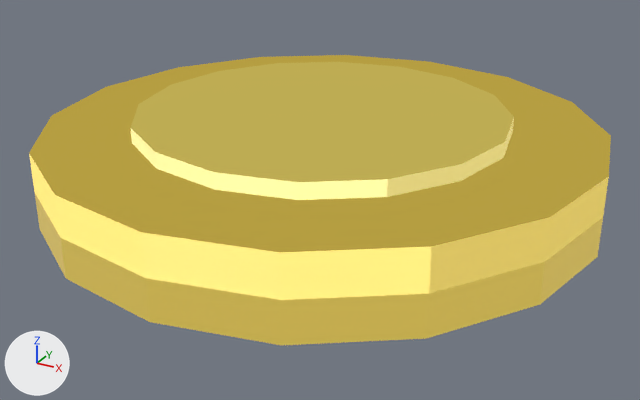
One commit to the glTF model apps/flutter3d_editor/assets/templates/platformer/model.collectible.glb: the scene before it, then after it.
Camera for both pictures: a 50 mm camera at (0.259, -0.474, 0.209) aimed at (0.004, -0.01, -0.023). Arrows for +X, +Y and +Z are at lower left; the lights stay in place. The older version comes first.

The first picture shows 'collectible'.
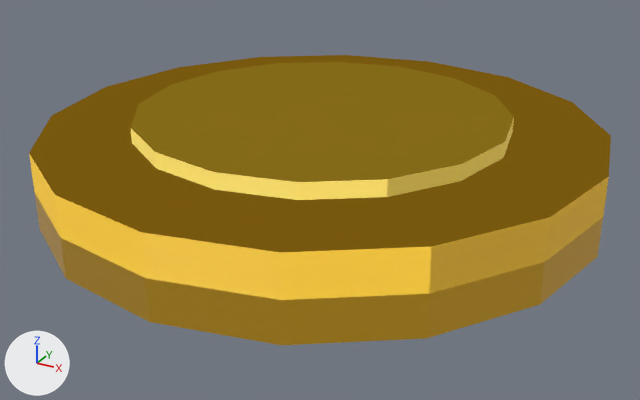
Changed parts and their boxes [x1, y1, x2, y2] in the pictures (640 x 400 px):
'collectible', recoloured (darker)
    both: [29, 55, 611, 345]

The change, as a list of edits to the scene's bpy script:
```text
Change mat_material_0:
    mat_material_0.base_color: (1.0, 0.82, 0.25) -> (1.0, 0.638, 0.0508)  # yellow #ffea89 -> yellow #ffd140
    mat_material_0.emission_color: (0.45, 0.33, 0.05) -> (0.171, 0.0889, 0.00391)  # yellow #b39b3f -> brown #73540d
Change mat_material_1:
    mat_material_1.base_color: (1.0, 0.9, 0.45) -> (1.0, 0.787, 0.171)  # beige #fff3b3 -> yellow #ffe573
    mat_material_1.emission_color: (0.5, 0.4, 0.0801) -> (0.214, 0.133, 0.00708)  # yellow #bcaa50 -> yellow #7f6614
```
